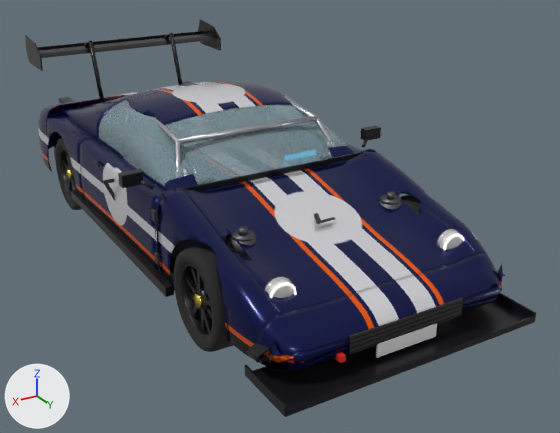
The Blender file exports/fastback.blend as it was, and as the next commit left it.
Camera for both pictures: a 50 mm camera at (2.74, 5.4, 2.8) aimed at (-0.27, 0.4, 0.3). Every picture has the same lights, and +X, +Y and +Z are marked at lower left. The first picture is the older version.

Names of what the first picture shows: 'Bumper_F', 'Door_FR', 'Fender_R', 'Grille', 'Hood', 'Plate_F', 'RearWing', 'Roof_Pillars', 'SideSkirt_R', 'Splitter', 'StrutTower_L', 'StrutTower_R', 'Tire_FR', 'Window_FR', 'Windshield' and 27 more.
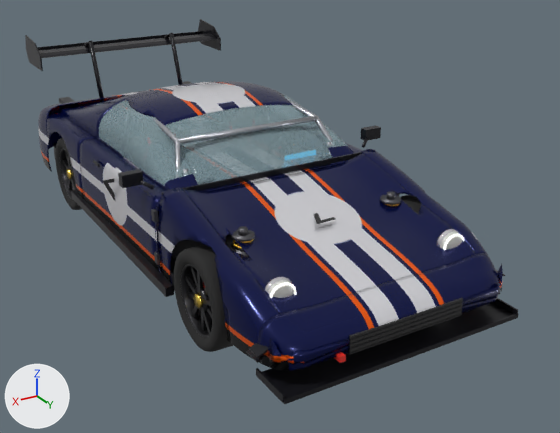
Location of each change, [x1, y1, x2, y2] in pixels of the pictures (560 x 433 px):
```json
{"object": "Splitter", "change": "rescaled", "before": [245, 293, 536, 417], "after": [256, 298, 519, 404], "on screen": "10% narrower, 14% shorter"}
{"object": "Plate_F", "change": "deleted", "before": [376, 323, 437, 358]}
{"object": "StrutTower_R", "change": "moved, rescaled", "before": [230, 235, 256, 257], "after": [231, 243, 249, 257], "on screen": "mostly hidden afterwards"}
{"object": "StrutTower_L", "change": "moved, rescaled", "before": [379, 200, 402, 209], "on screen": "not visible afterwards"}
```

Edits to the scene script, one JSON object a line:
```json
{"block": "me_tw", "where": "# used by ob_struttower_l; parent = ob_enginebay; location = (0.0, 0.0, 0.0)"}
{"op": "remove", "block": "me_tw", "code": "me_tw.from_pydata(...)  # 40 vertices, 22 faces; spans x -0.685..-0.515, y 1.295..1.465, z 0.57..0.71"}
{"op": "add", "block": "me_tw", "code": "me_tw.from_pydata(...)  # 40 vertices, 22 faces; spans x -0.685..-0.515, y 1.295..1.465, z 0.517..0.635"}
{"block": "me_tw", "change": "me_tw part 1: the whole mesh is scaled about its middle by (1, 1, 0.84), then moved by (0.0, 0.0, -0.064)"}
{"block": "me_tw_001", "where": "# used by ob_struttower_r; parent = ob_enginebay; location = (0.0, 0.0, 0.0)"}
{"op": "remove", "block": "me_tw_001", "code": "me_tw_001.from_pydata(...)  # 40 vertices, 22 faces; spans x 0.515..0.685, y 1.295..1.465, z 0.57..0.71"}
{"op": "add", "block": "me_tw_001", "code": "me_tw_001.from_pydata(...)  # 40 vertices, 22 faces; spans x 0.515..0.685, y 1.295..1.465, z 0.517..0.635"}
{"block": "me_tw_001", "change": "me_tw_001 part 2: the whole mesh is scaled about its middle by (1, 1, 0.84), then moved by (0.0, 0.0, -0.064)"}
{"block": "me_splitter", "where": "# used by ob_splitter; parent = ob_bumper_f; location = (0.0, 0.0, 0.0)"}
{"op": "remove", "block": "me_splitter", "code": "me_splitter.from_pydata(...)  # 32 vertices, 24 faces; spans x -0.96..0.96, y 2.04..2.49, z 0.16..0.23"}
{"op": "add", "block": "me_splitter", "code": "me_splitter.from_pydata(...)  # 32 vertices, 24 faces; spans x -0.91..0.91, y 2.07..2.39, z 0.16..0.22"}
{"block": "me_splitter", "change": "me_splitter part 3: the whole mesh is scaled about its middle by (0.947, 0.686, 0.726), then moved by (0.0, -0.03, -0.01)"}
{"op": "remove", "block": "ob_plate_f", "code": ["ob_plate_f = bpy.data.objects.new('Plate_F', me_plate_f)", "ob_plate_f.parent = ob_bumper_f", "ob_plate_f.location = (0.0, 0.0, 0.0)"]}
```
